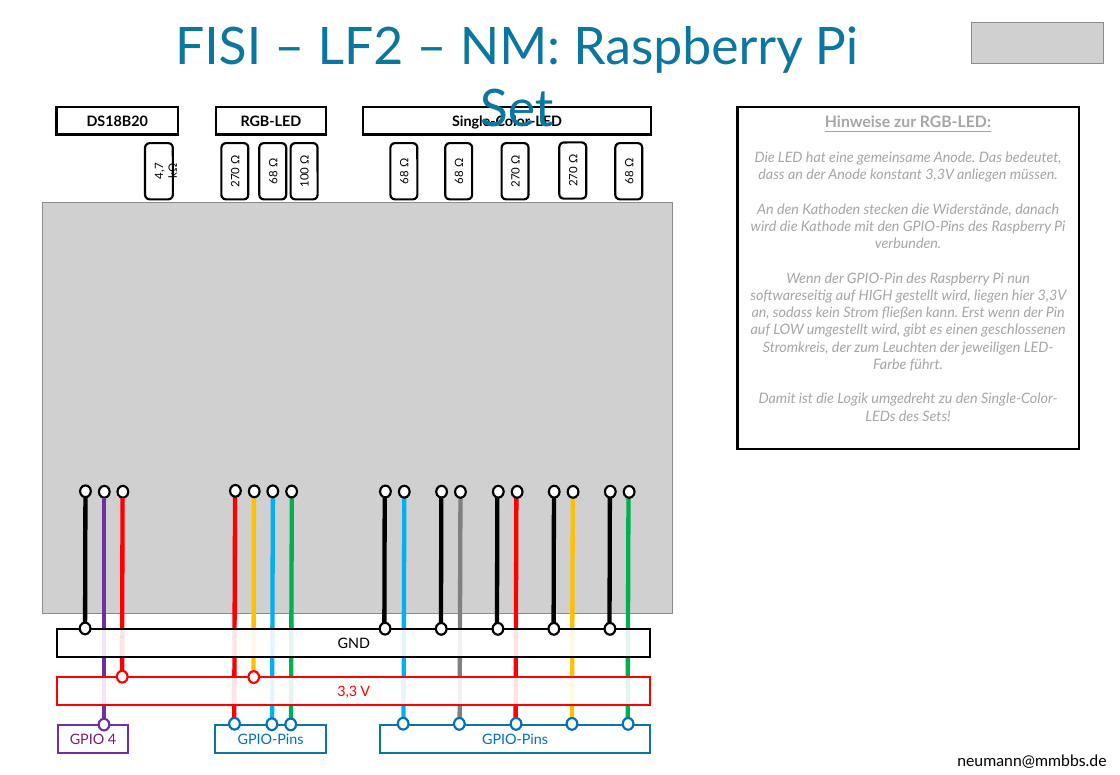
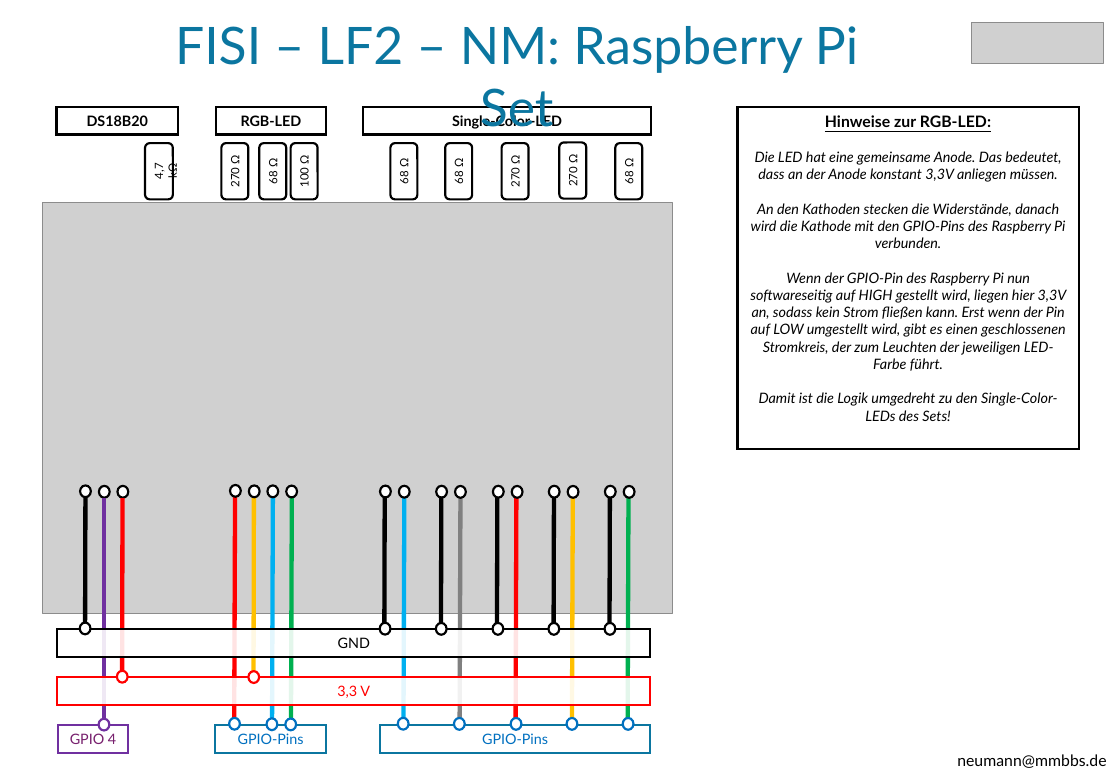
Before and after one commit to herr-nm/MMBbS_FISI_LF02, a slide deck: slide 1 of docs/material/FISI E-Bauteile.pptx. Drawn at 1120x775 pixels with LibreOffice and Linux fonts; fonts in the diff are those of the drawing; grey boxes stand for pictures. Boxes give left, top, right and bottom in pixels: in the first picture for what was removed or moved away, otherwise in the second. Text is boxed around its words. In the diff, an @@ line names an element or a change of style, - is before the commit and + after.

Commit message:
Liste der E-Bauteile ergänzt

```diff
--- a/docs/material/FISI E-Bauteile.pptx
+++ b/docs/material/FISI E-Bauteile.pptx
@@ rectangle "Hinweise zur RGB-LED:" at bbox=[737, 107, 1079, 450]: text colour #A6A6A6 to #000000 @@
```
